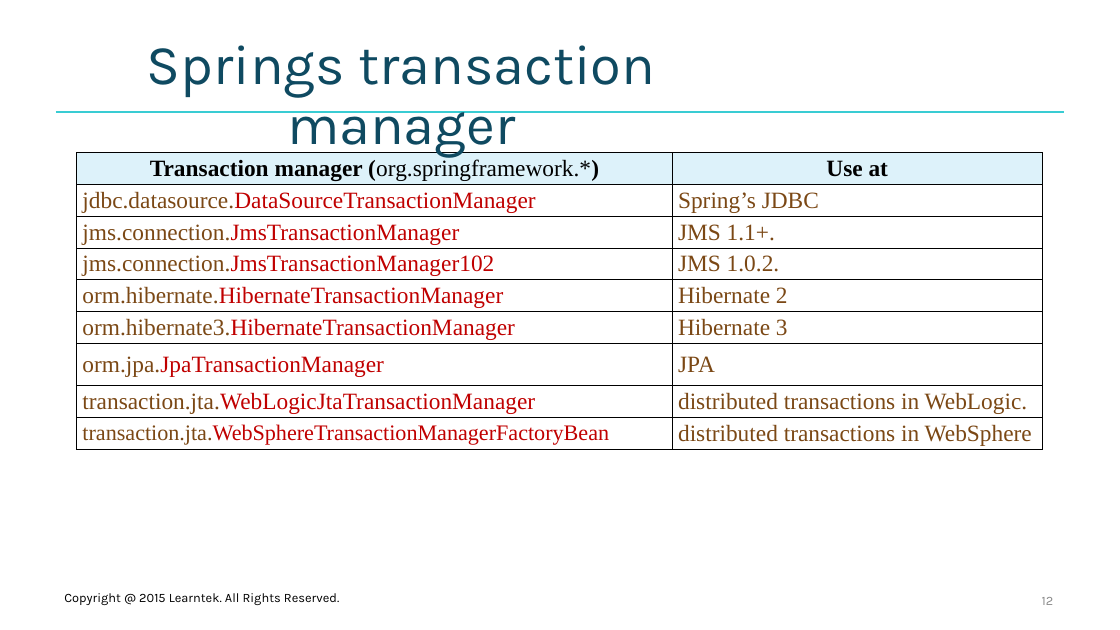
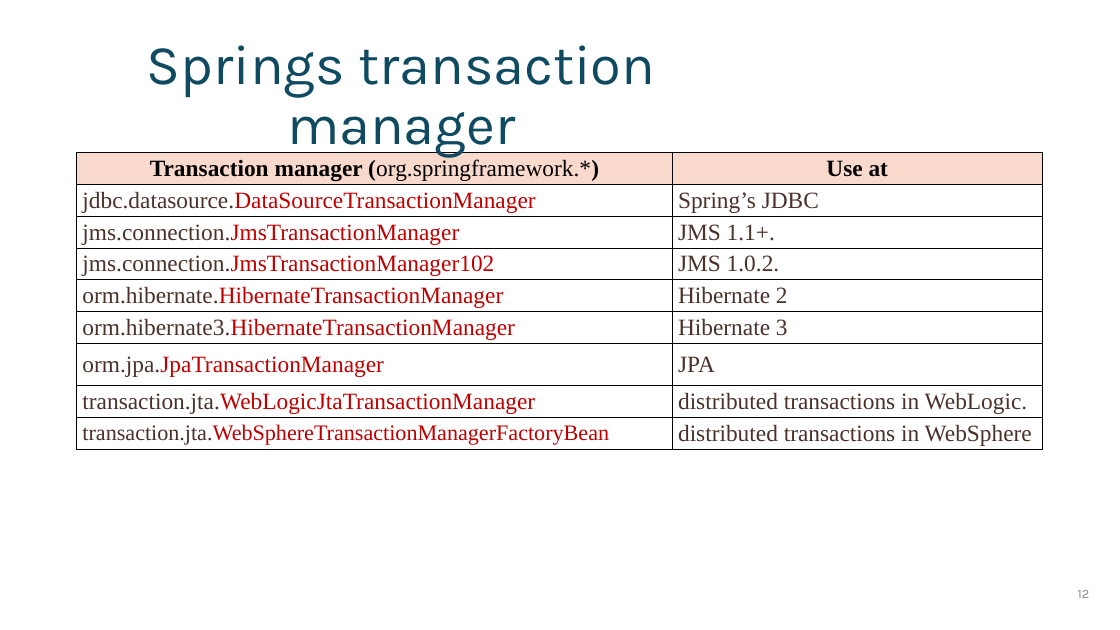
Before and after one commit to santoshkar/Spring, a slide deck: slide 12 of Presentations/Part-6-Spring Transaction.pptx. Drawn at 1120x630 pixels with LibreOffice and Linux fonts; fonts in the diff are those of the drawing; background and template pictures are left out. Boxes give left, top, right and bottom in pixels: in the first picture for what was removed or moved away, otherwise in the second. Text is boxed around its words. In the diff, an @@ line names an element or a change of style, - is before the commit and + after.

Commit message:
Removed learntek

```diff
--- a/Presentations/Part-6-Spring Transaction.pptx
+++ b/Presentations/Part-6-Spring Transaction.pptx
@@ line removed from (56, 112) to (1065, 112) @@
@@ table at box(76, 153, 1042, 466) @@
@@ fill #DDF2FA to #FAD9CD in row 1 @@
@@ text colour #7B4815 to #4A3128 in "jdbc.datasource.DataSourceTransactionManager", "Spring’s JDBC", "jms.connection.JmsTransactionManager", "JMS 1.1+." and 12 more places @@
@@ text removed at box(64, 593, 339, 605) @@
-Copyright @ 2015 Learntek. All Rights Reserved.
@@ page number: place and size @@
-page number at box(1042, 597, 1054, 605)
+page number at box(1078, 590, 1090, 598)
@@ ellipse added at box(1050, 575, 1087, 612), outline #FFFFFF 1 pt @@
```
Also in this commit, not shown: 46 other slides changed, 1 slide added, 1 slide removed, 7 other files.
